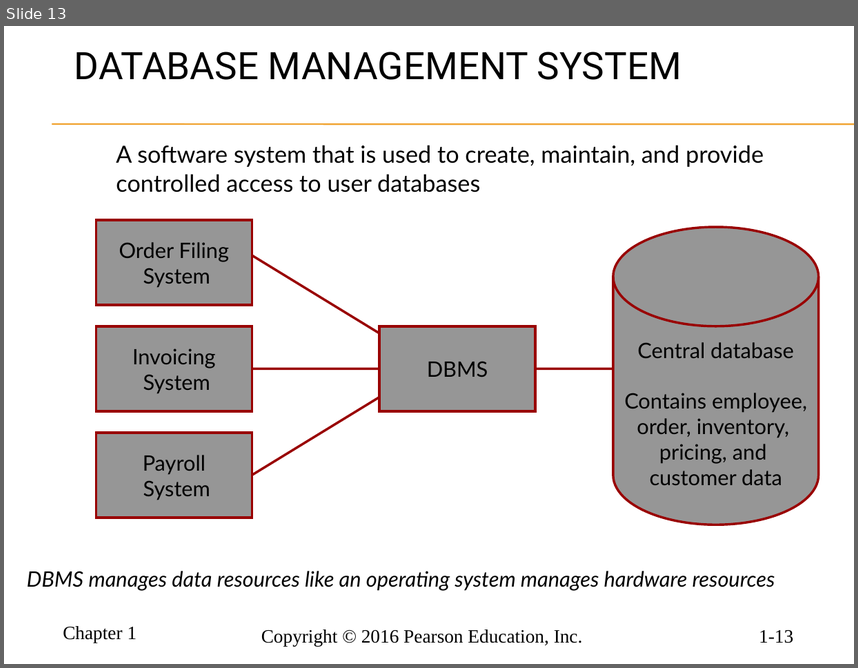
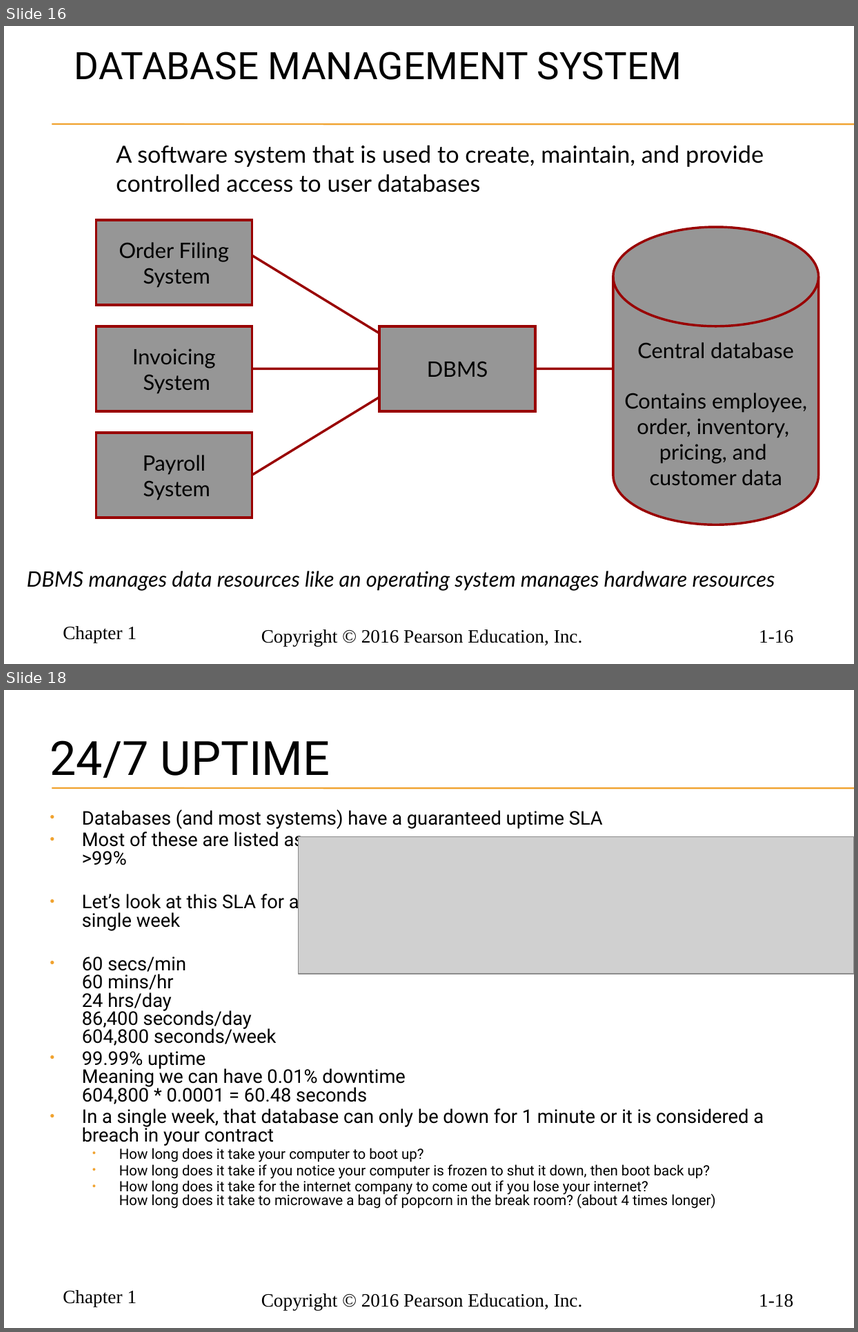
Before and after one commit to ccrngd1/SCTD-DWD271-IntroDB, a slide deck: hoffer_mdm12e_pp_ch01.pptx. Shown one above the other, each under a label of ours: slide 13 before the commit, slides 16 and 18 after it; the slides between them are not shown. The pictures are 858x668 and 858x1332 pixels, drawn with LibreOffice and Linux fonts; fonts in the diff are those of the drawing; grey boxes stand for pictures; background and template pictures are left out. Boxes give left, top, right and bottom in pixels: in the first picture for what was removed or moved away, otherwise in the second. Text is boxed around its words. In the diff, an @@ line names an element or a change of style, - is before the commit and + after.

```diff
--- a/hoffer_mdm12e_pp_ch01.pptx
+++ b/hoffer_mdm12e_pp_ch01.pptx
@@ slide 18 added at box(4, 690, 854, 1328), background picture (left out); not listed: 5 template elements that a slide beside it also shows @@
@@ title added at box(50, 740, 330, 778), 40 pt, text #000000 @@
+24/7 UPTIME
@@ text added at box(82, 809, 764, 1208), 16 pt, text #000000 @@
+• Databases (and most systems) have a guaranteed uptime SLA
+• Most of these are listed as
+  >99%
+• Let’s look at this SLA for a
+  single week
+• 60 secs/min
+  60 mins/hr
+  24 hrs/day
+  86,400 seconds/day
+  604,800 seconds/week
+• 99.99% uptime
+  Meaning we can have 0.01% downtime
+  604,800 * 0.0001 = 60.48 seconds
+• In a single week, that database can only be down for 1 minute or it is considered a breach in your contract
+  • How long does it take your computer to boot up?
+  • How long does it take if you notice your computer is frozen to shut it down, then boot back up?
+  • How long does it take for the internet company to come out if you lose your internet?
+    How long does it take to microwave a bag of popcorn in the break room? (about 4 times longer)
@@ picture added at box(298, 837, 854, 974) @@
@@ what was slide 13 is now slide 16 @@
@@ page number at box(759, 630, 793, 643): text changed @@
-1-13
+1-16
```
Also in this commit, not shown: 3 slides changed, 4 other slides added, 2 slides removed.
